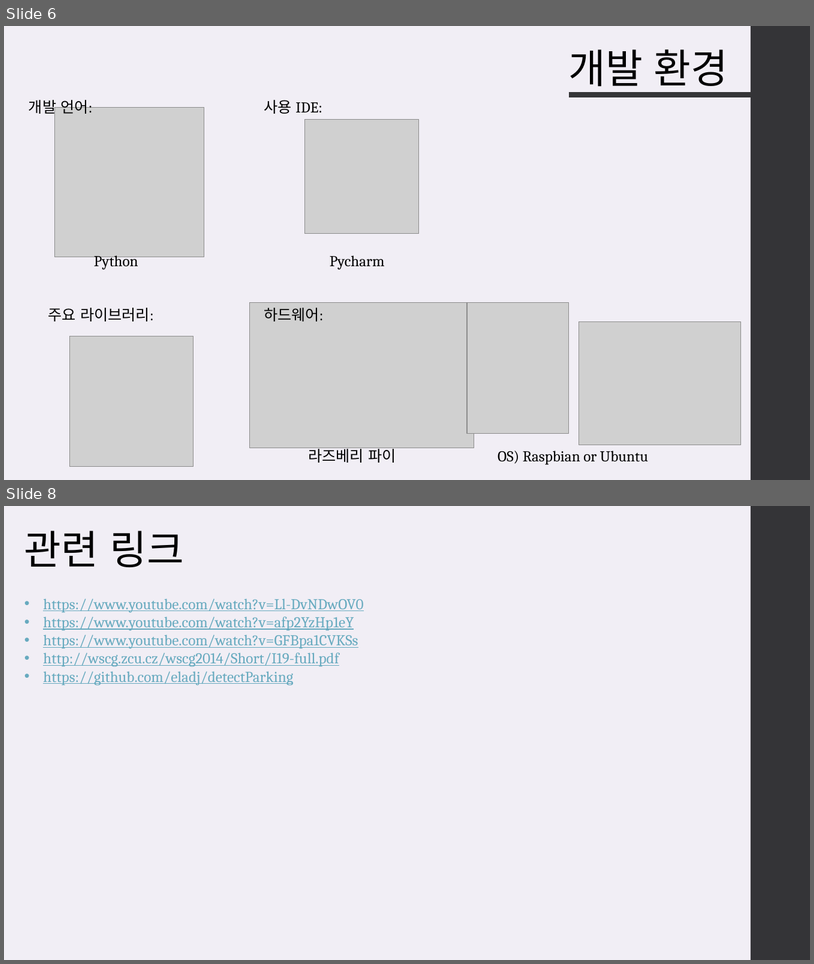
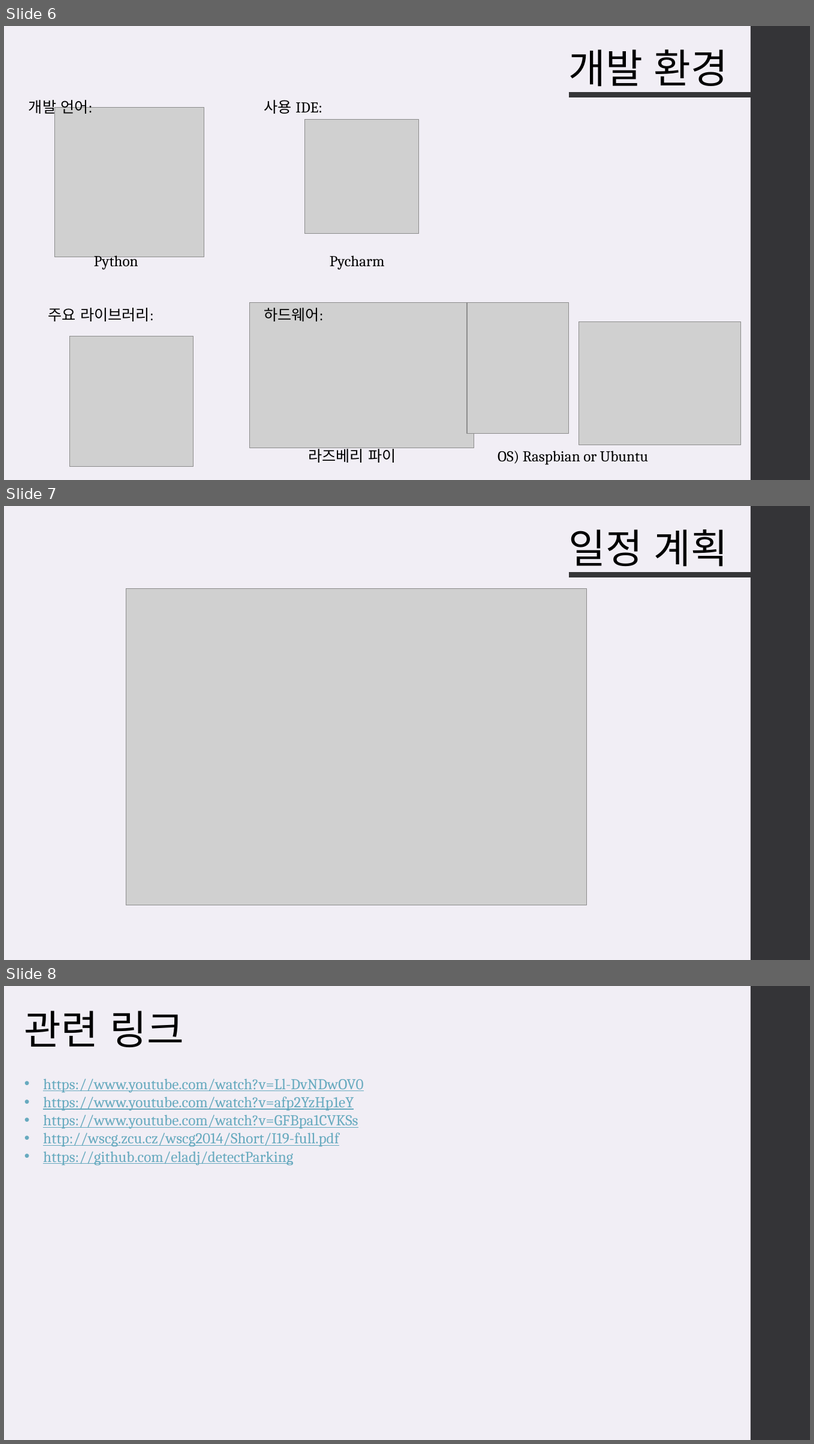
Before and after one commit to NetLSS/Smart-hs-parking-lot-Project, a slide deck: 졸프 초안.pptx. Shown one above the other, each under a label of ours: slides 6 and 8 before the commit, slides 6, 7 and 8 after it; the slides between them are not shown. The pictures are 814x964 and 814x1444 pixels, drawn with LibreOffice and Linux fonts; fonts in the diff are those of the drawing; grey boxes stand for pictures. Boxes give left, top, right and bottom in pixels: in the first picture for what was removed or moved away, otherwise in the second. Text is boxed around its words. In the diff, an @@ line names an element or a change of style, - is before the commit and + after.

```diff
--- a/졸프 초안.pptx
+++ b/졸프 초안.pptx
@@ slide 7 added at (4,506,810,960), background #F1EEF5; not listed: 1 template element that a slide beside it also shows @@
@@ text added at (569,529,729,573), 48 pt, text #000000 @@
+일정 계획
@@ line added from (569, 575) to (751, 575), #353537 6.5 pt @@
@@ picture added at (126,588,587,904) @@
```
Also in this commit, not shown: 1 slide removed.
